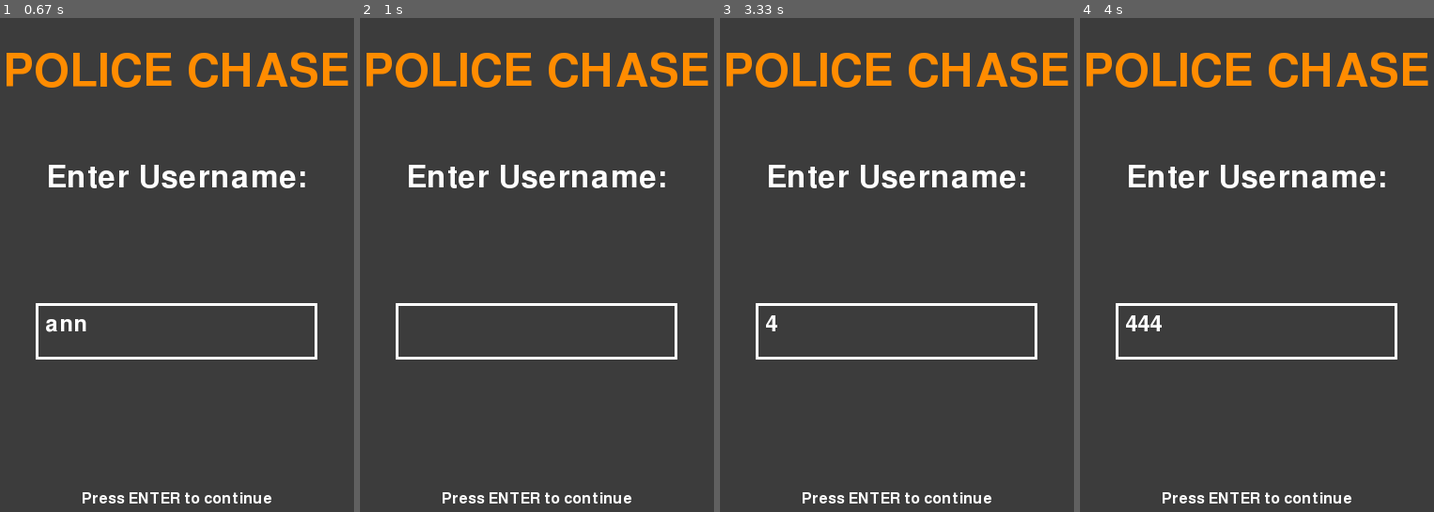
Above: before the commit, frames 1-4 (left to right).
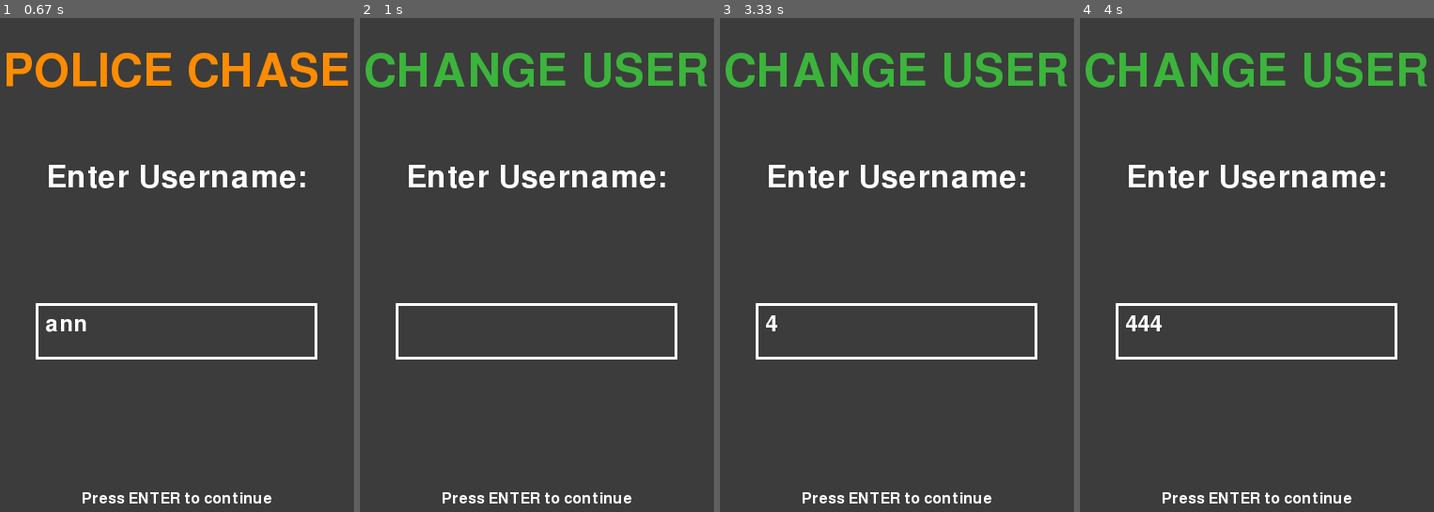
Above: after the commit, the same moments.

Repository: dwg1404-beep/pygame-internal
Game: pygame game, started from game.py
The game is run twice, just before and just after one commit, with the same random seed, the same clock (stepped at 60 frames per second) and the same inputs.
Inputs:
- Up to frame 1 (0.67 s): type "ann" at 0.33 s
- Up to frame 2 (1 s): tap Enter at 0.67 s; tap 4 at 0.88 s
- Up to frame 3 (3.33 s): type "a" at 1.22 s; tap Enter at 1.35 s; tap 4 at 2.87, 3.27 s
- Up to frame 4 (4 s): tap 4 at 3.57, 3.82 s

Frame 1 is identical in both runs. In frame 2, 4.5% of the frame differs, in the area x 1-99%, y 6-15%; in frame 3, 4.5%; in frame 4, 4.5%.

Commit message:
Merit V1.8

Diff:
--- a/game.py
+++ b/game.py
@@ -107,6 +107,8 @@
 selected_level = "grass"
 highscores = load_highscores()
 current_highscore = 0
+# COMMIT 4: track whether we arrived at login via "Change User" or fresh start
+login_context = "new"   # "new" or "change"
 
 def get_user_scores(name):
     if name not in highscores or not isinstance(highscores[name], dict):
@@ -174,9 +176,13 @@
 
 input_box = InputBox(WIDTH//2 - 150, HEIGHT//2 + 50, 300, 60)
 
+# COMMIT 4: login screen title changes based on context
 def draw_login_screen():
     screen.fill(DARK_GRAY)
-    title = font_large.render("POLICE CHASE", True, ORANGE)
+    if login_context == "change":
+        title = font_large.render("CHANGE USER", True, LIGHT_GREEN)
+    else:
+        title = font_large.render("POLICE CHASE", True, ORANGE)
     screen.blit(title, (WIDTH//2 - title.get_width()//2, 80))
     prompt = font_medium.render("Enter Username:", True, WHITE)
     screen.blit(prompt, (WIDTH//2 - prompt.get_width()//2, HEIGHT//2 - 100))
@@ -361,6 +367,8 @@
             if event.type == pygame.KEYDOWN:
                 if event.key == pygame.K_RETURN and len(input_box.text) > 0:
                     username = input_box.text
+                    # COMMIT 4: reset context to "new" once a name is confirmed
+                    login_context = "new"
                     update_current_highscore()
                     current_state = GameState.MAIN_MENU
                 else:
@@ -374,7 +382,8 @@
                 elif event.key == pygame.K_3:
                     running = False
                 elif event.key == pygame.K_4:
-                    # COMMIT 3: clear the input box so the field is blank for the new name
+                    # COMMIT 4: set context to "change" before going to login
+                    login_context = "change"
                     input_box.text = ""
                     current_state = GameState.LOGIN
         elif current_state == GameState.LEVEL_SELECT:
